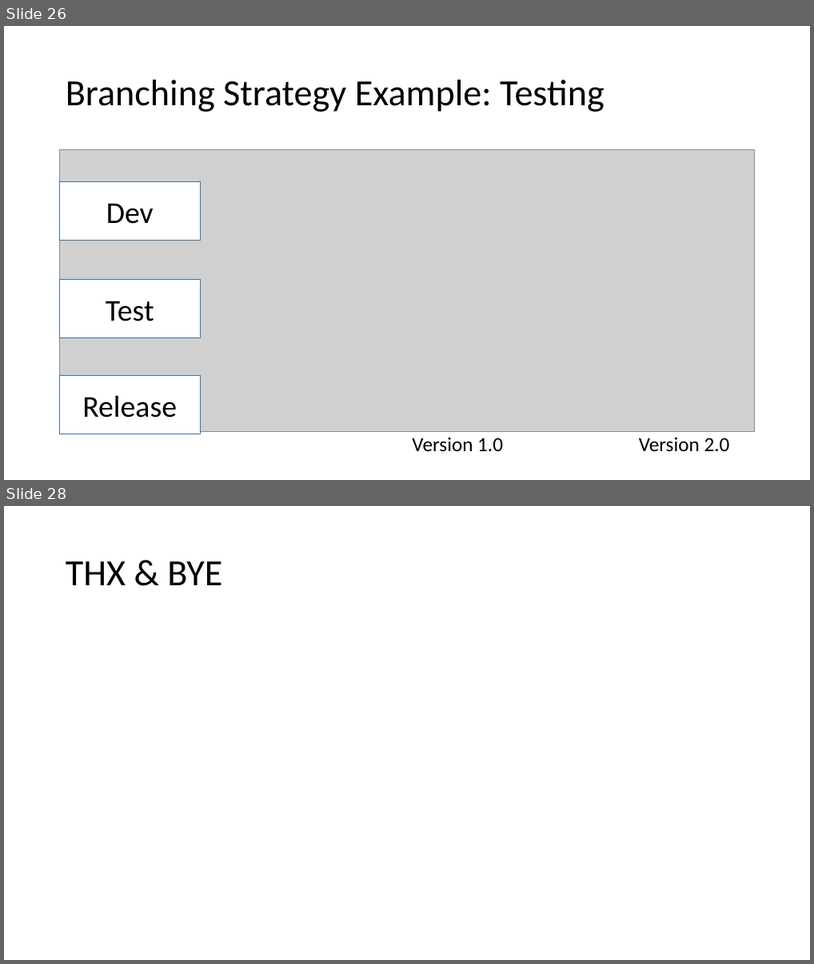
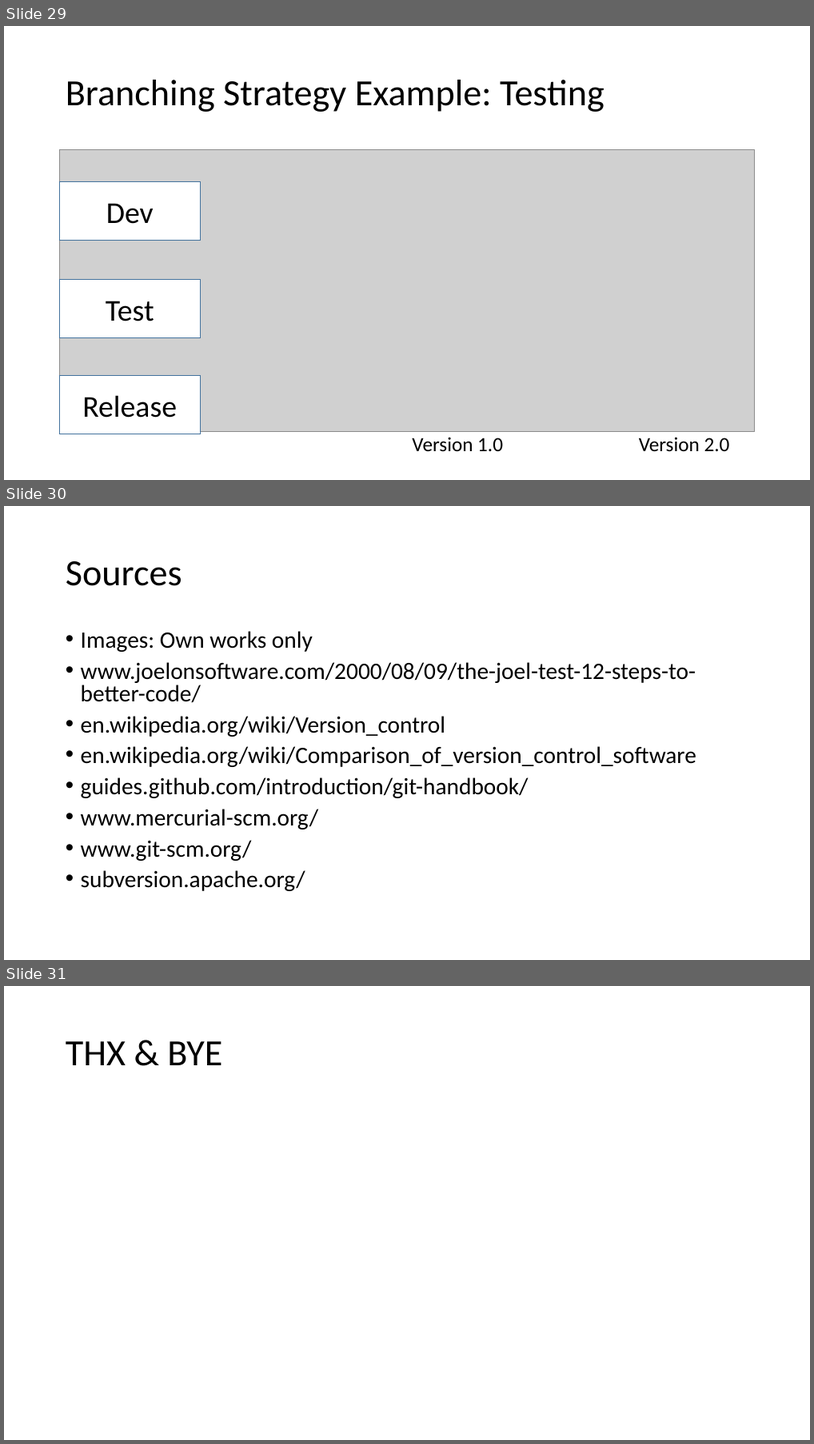
Before and after one commit to vegfetch/talk, a slide deck: cf_version_control_systems.pptx. Shown one above the other, each under a label of ours: slides 26 and 28 before the commit, slides 29, 30 and 31 after it; the slides between them are not shown. The pictures are 814x964 and 814x1444 pixels, drawn with LibreOffice and Linux fonts; fonts in the diff are those of the drawing; grey boxes stand for pictures. Boxes give left, top, right and bottom in pixels: in the first picture for what was removed or moved away, otherwise in the second. Text is boxed around its words. In the diff, an @@ line names an element or a change of style, - is before the commit and + after.

```diff
--- a/cf_version_control_systems.pptx
+++ b/cf_version_control_systems.pptx
@@ slide 30 added at [4, 506, 810, 960], background #FFFFFF @@
@@ title added at [66, 561, 182, 586], 44 pt, text #000000 @@
+Sources
@@ text added at [81, 631, 697, 891], 28 pt, text #000000 @@
+• Images: Own works only
+• www.joelonsoftware.com/2000/08/09/the-joel-test-12-steps-to-better-code/
+• en.wikipedia.org/wiki/Version_control
+• en.wikipedia.org/wiki/Comparison_of_version_control_software
+• guides.github.com/introduction/git-handbook/
+• www.mercurial-scm.org/
+• www.git-scm.org/
+• subversion.apache.org/
@@ what was slide 26 is now slide 29 @@
@@ what was slide 28 is now slide 31 @@
```
Also in this commit, not shown: 2 slides changed, 4 other slides added, 2 slides removed, 1 other file.
